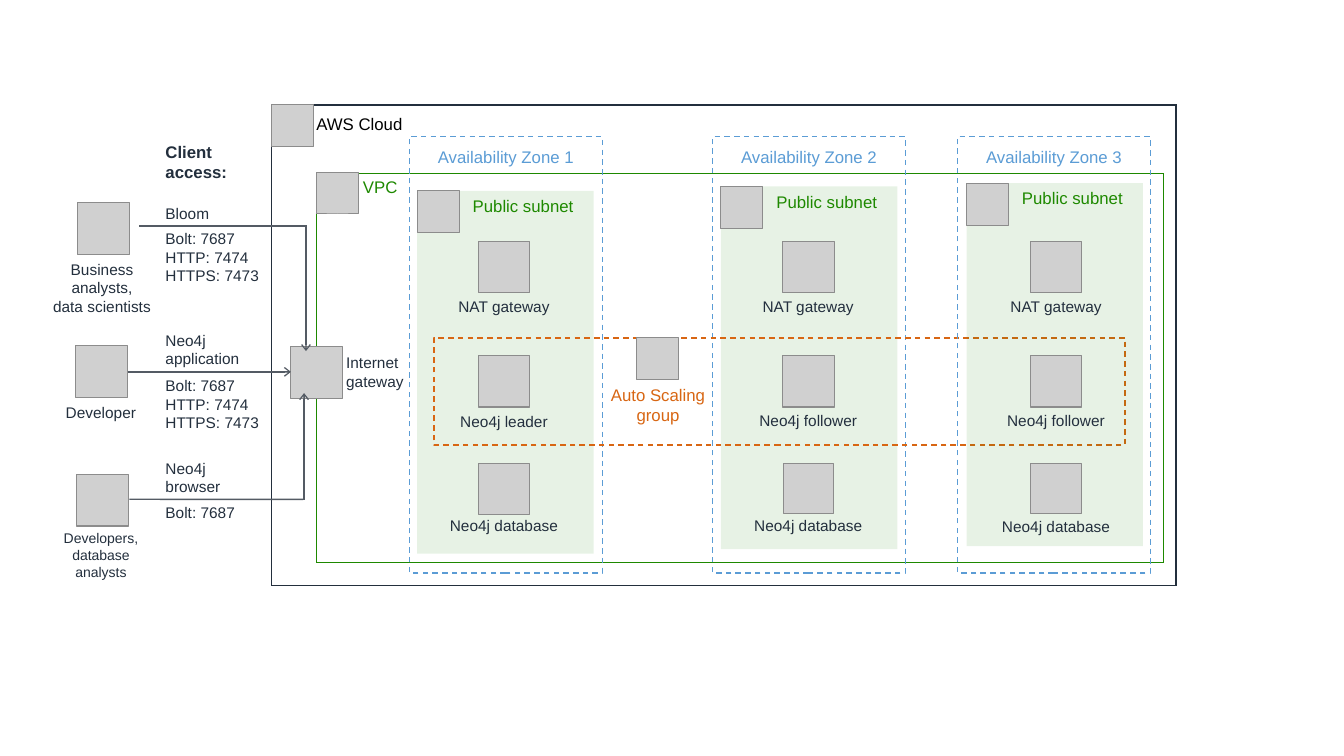
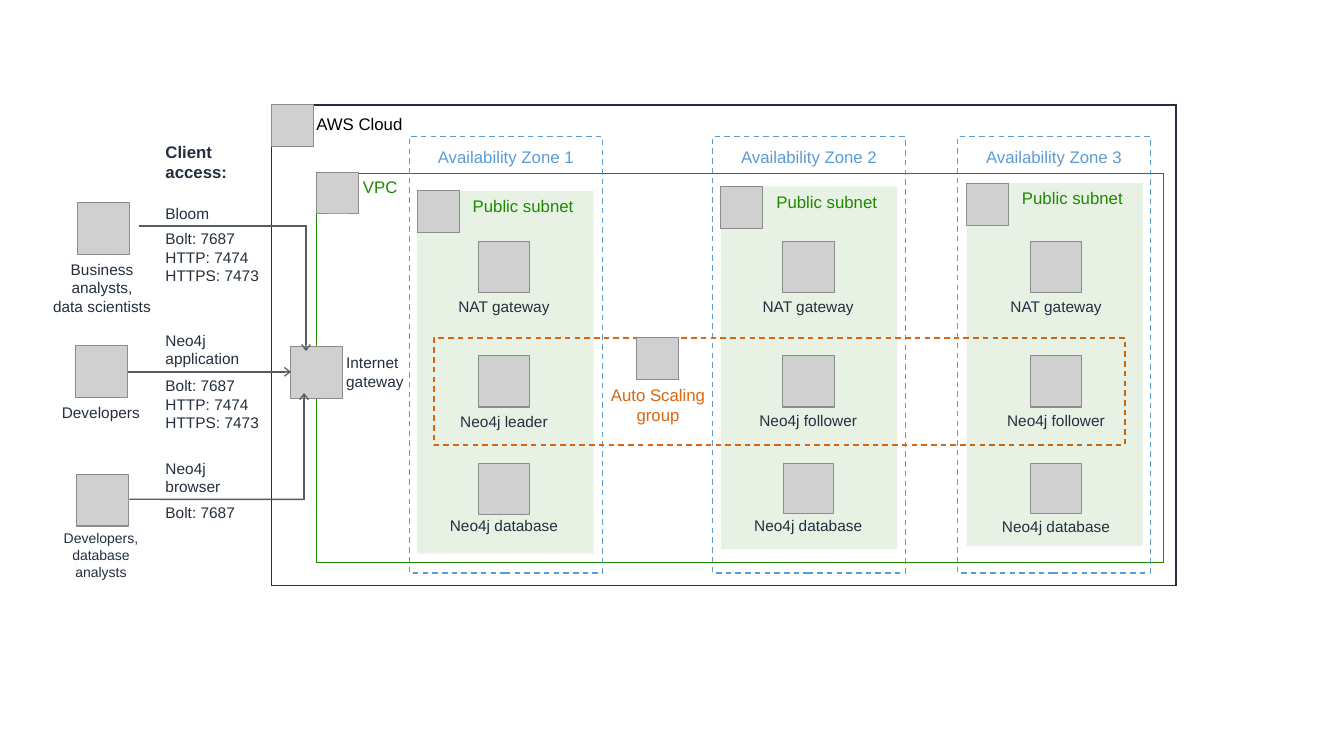
Before and after one commit to aws-quickstart/quickstart-neo4j, a slide deck: slide 1 of docs/deployment_guide/images/neo4j_architecture_diagram.pptx. Drawn at 1344x756 pixels with LibreOffice and Linux fonts; fonts in the diff are those of the drawing; grey boxes stand for pictures. Boxes give left, top, right and bottom in pixels: in the first picture for what was removed or moved away, otherwise in the second. Text is boxed around its words. In the diff, an @@ line names an element or a change of style, - is before the commit and + after.

```diff
--- a/docs/deployment_guide/images/neo4j_architecture_diagram.pptx
+++ b/docs/deployment_guide/images/neo4j_architecture_diagram.pptx
@@ text at <box>62,407,140,421</box>: text changed @@
-Developer
+Developers
```
Also in this commit, not shown: 3 other files.
